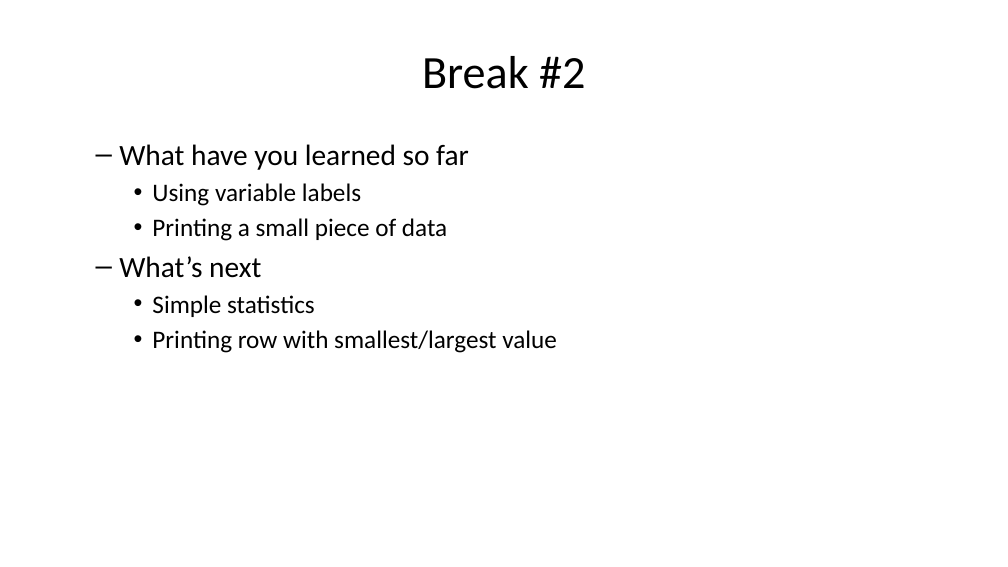
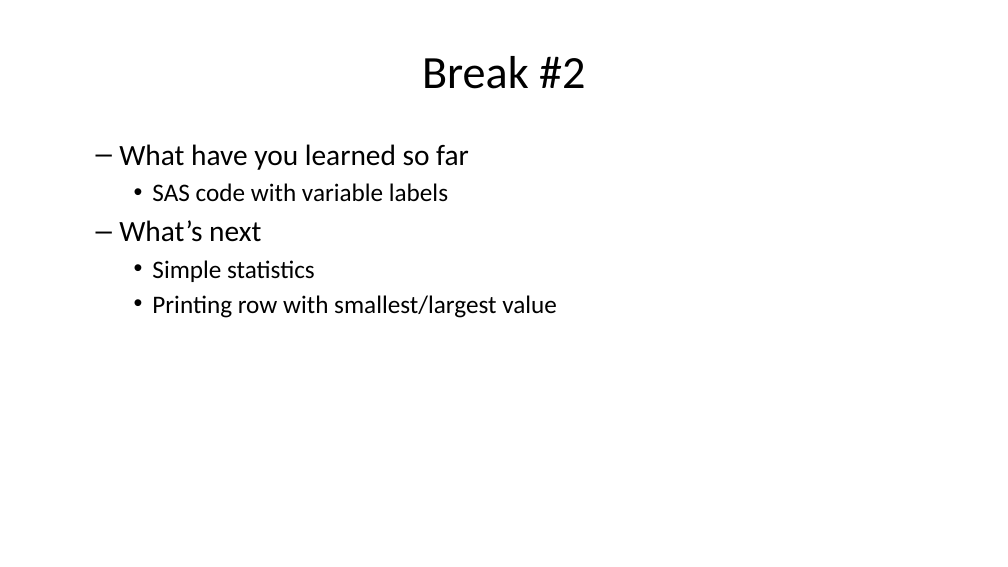
Before and after one commit to pmean/introduction-to-SAS, a slide deck: slide 24 of results/5507-02-simon-slides-and-speaker-notes.pptx (slide 15 before the commit). Drawn at 1008x567 pixels with LibreOffice and Linux fonts; fonts in the diff are those of the drawing. Boxes give left, top, right and bottom in pixels: in the first picture for what was removed or moved away, otherwise in the second. Text is boxed around its words. In the diff, an @@ line names an element or a change of style, - is before the commit and + after.

```diff
--- a/results/5507-02-simon-slides-and-speaker-notes.pptx
+++ b/results/5507-02-simon-slides-and-speaker-notes.pptx
@@ text at (152,183,448,202): text changed @@
-    • Using variable labels
-    • Printing a small piece of data
+    • SAS code with variable labels
```
Also in this commit, not shown: 4 other slides changed, 8 slides added, 3 slides removed, 3 other files.
